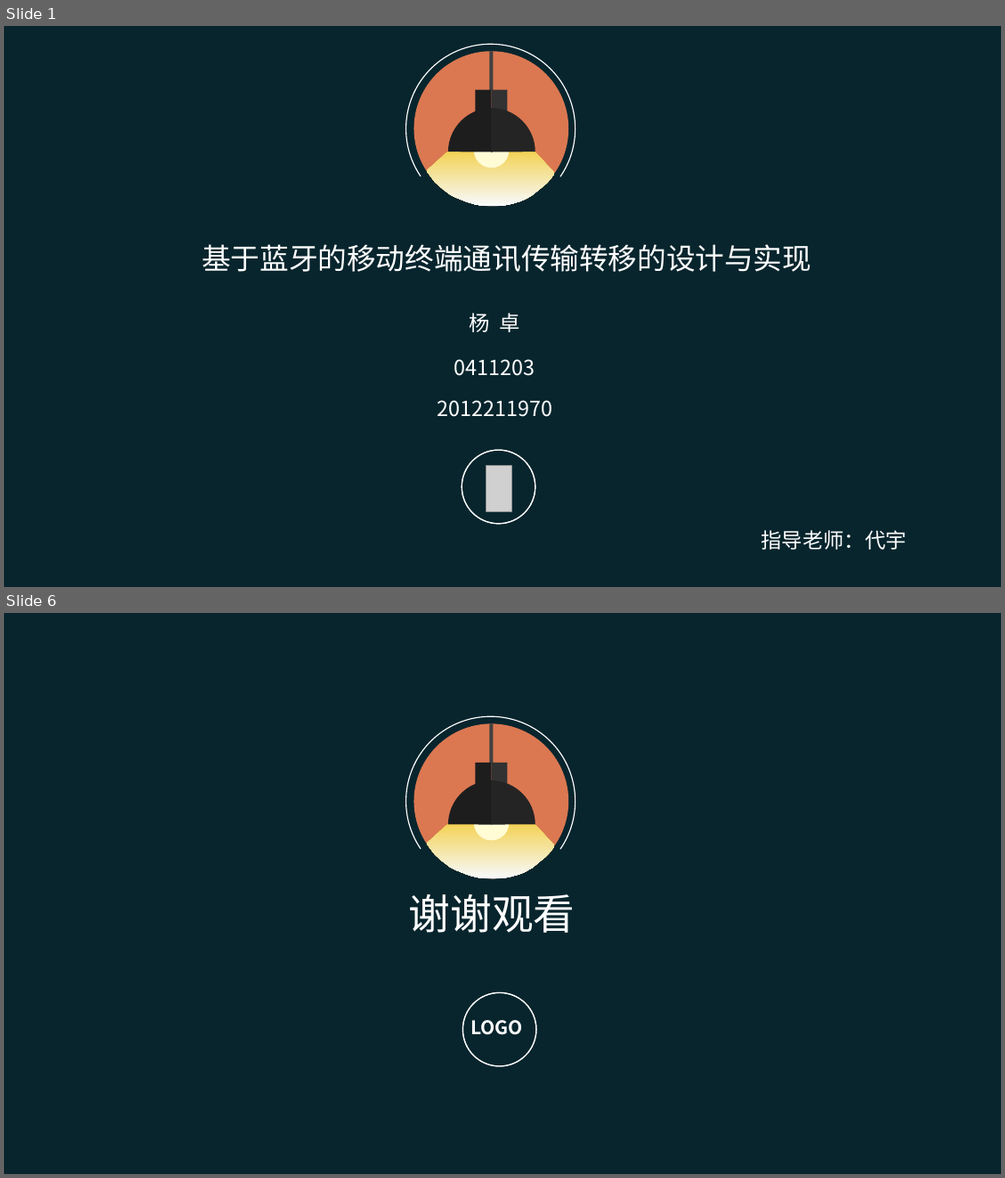
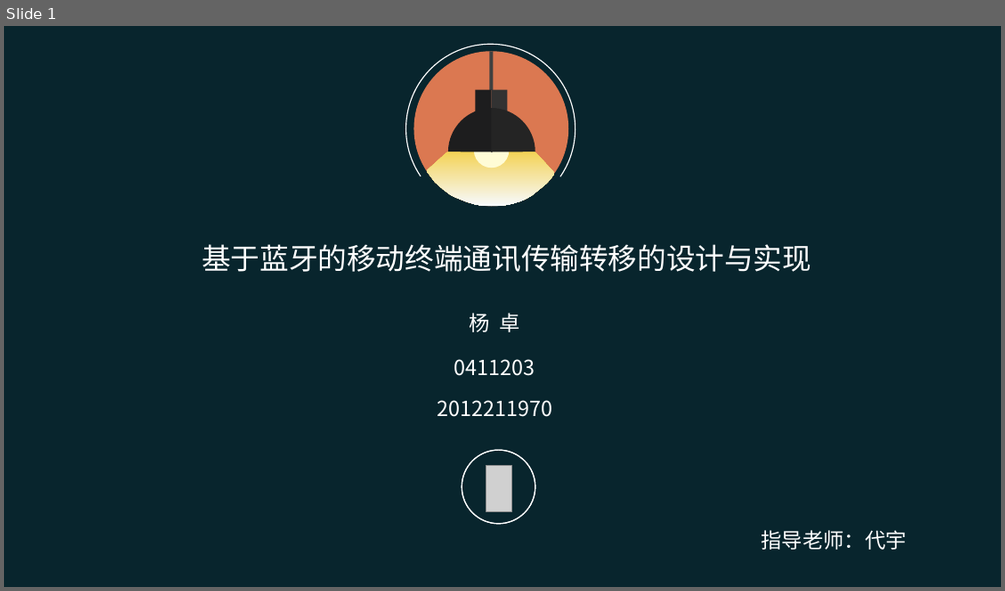
Before and after one commit to YoungDroid/BluetoothTranslation, a slide deck: 1-49.ppt. Shown one above the other, each under a label of ours: slides 1 and 6 before the commit, slide 1 after it; the slides between them are not shown. The pictures are 1005x1178 and 1005x591 pixels, drawn with LibreOffice and Linux fonts; fonts in the diff are those of the drawing; grey boxes stand for pictures. Boxes give left, top, right and bottom in pixels: in the first picture for what was removed or moved away, otherwise in the second. Text is boxed around its words. In the diff, an @@ line names an element or a change of style, - is before the commit and + after.

```diff
--- a/1-49.ppt
+++ b/1-49.ppt
@@ slide 6 removed at (4,613,1001,1174), background #08252D @@
@@ freeform shape removed at (406,716,574,885) @@
@@ group removed at (413,723,568,878): 4 freeform shapes, 2 rectangles, 1 ellipse, 1 line @@
@@ text removed at (409,894,574,933) @@
-谢谢观看
@@ freeform shape removed at (463,993,536,1066) @@
@@ text removed at (470,1020,523,1035) @@
-LOGO
```
Also in this commit, not shown: 3 slides changed, 7 slides added, 1 other slide removed.
